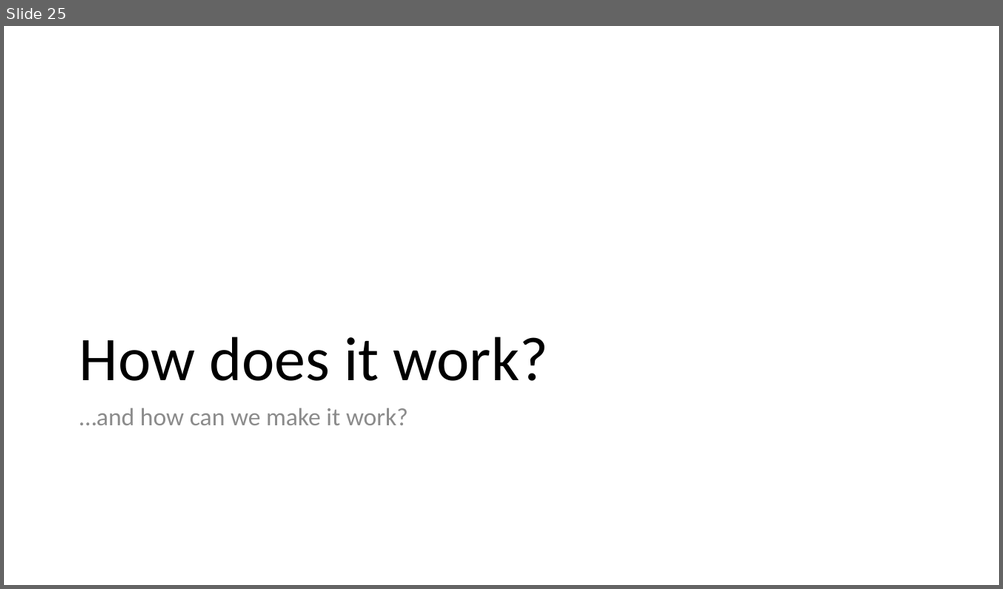
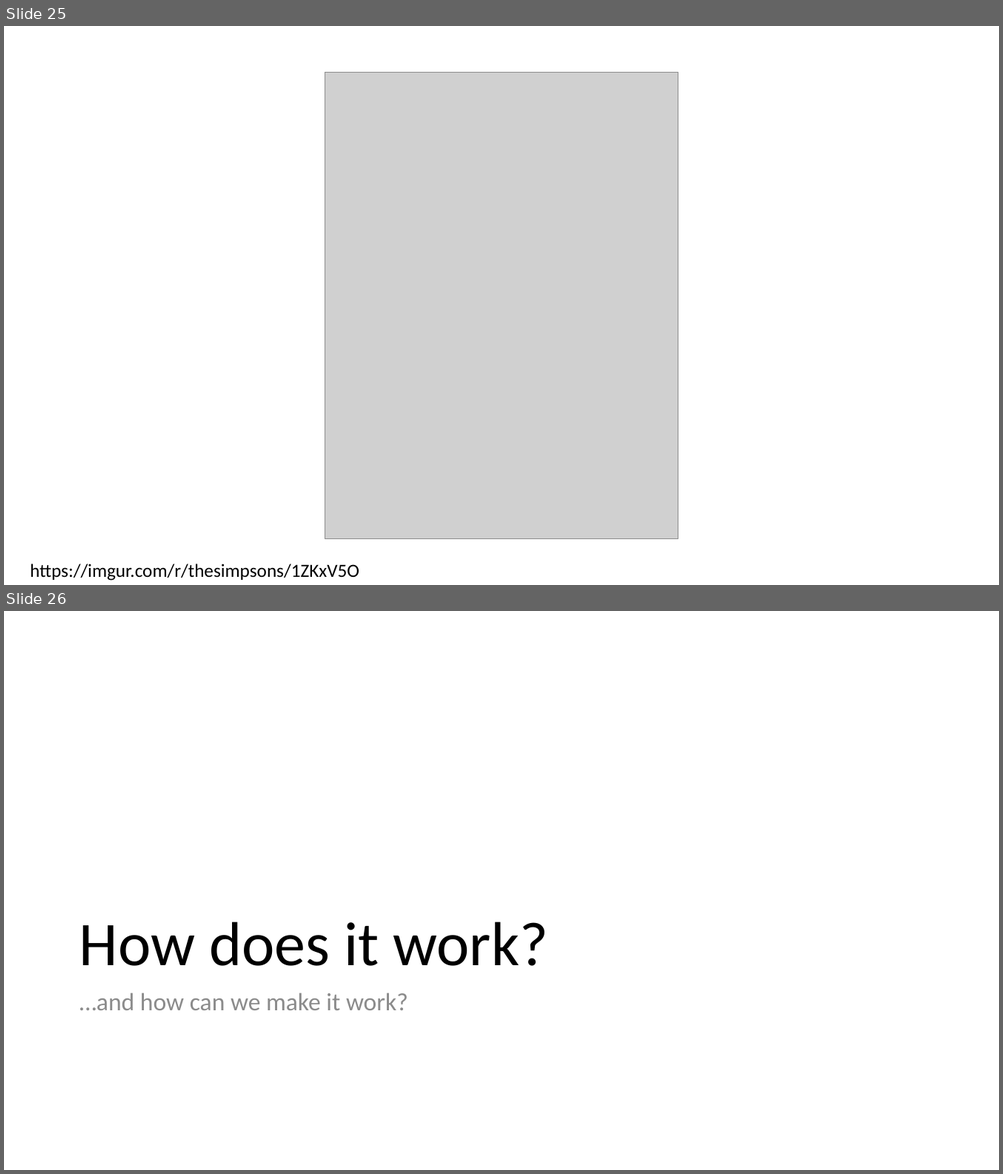
Before and after one commit to cchen23/AI4ALL_NLP, a slide deck: splash_slides.pptx. Shown one above the other, each under a label of ours: slide 25 before the commit, slides 25 and 26 after it. The pictures are 1003x589 and 1003x1174 pixels, drawn with LibreOffice and Linux fonts; fonts in the diff are those of the drawing; grey boxes stand for pictures. Boxes give left, top, right and bottom in pixels: in the first picture for what was removed or moved away, otherwise in the second. Text is boxed around its words. In the diff, an @@ line names an element or a change of style, - is before the commit and + after.

```diff
--- a/splash_slides.pptx
+++ b/splash_slides.pptx
@@ slide 25 added at (4, 26, 999, 585), background #FFFFFF @@
@@ picture added at (325, 73, 677, 540) @@
@@ text added at (30, 564, 359, 581), 18 pt, text #000000 @@
+https://imgur.com/r/thesimpsons/1ZKxV5O
@@ what was slide 25 is now slide 26 @@
```
Also in this commit, not shown: 3 slides changed, 5 other slides added, 2 slides removed.
